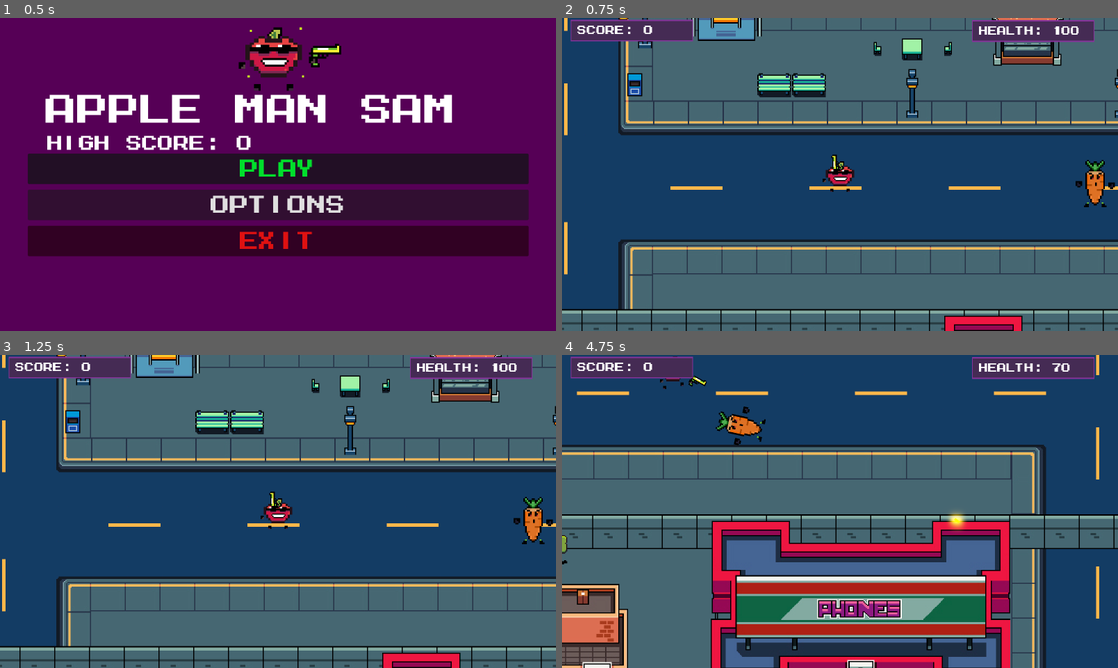
Above: before the commit, frames 1-4 (two rows, left to right).
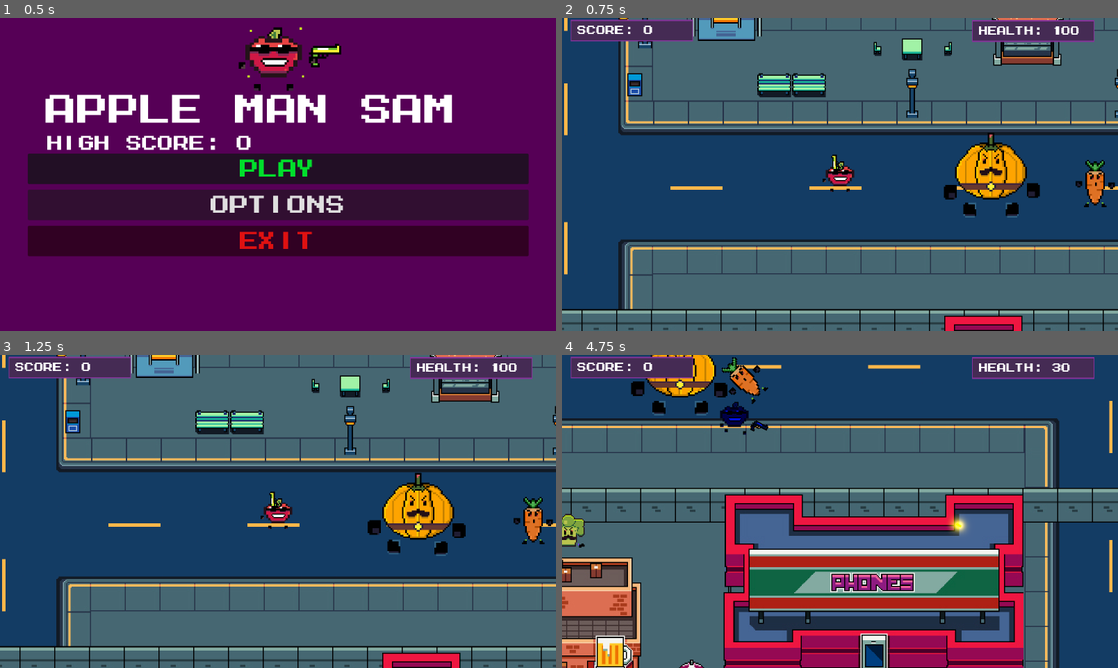
Above: after the commit, the same moments.

Repository: George-Nizor/Apple-Man-Sam
Game: Godot game, scene res://Scenes/Menus/main_menu.tscn
The game is run twice, just before and just after one commit, with the same random seed, the same clock (stepped at 60 frames per second) and the same inputs. Sound files missing from this copy of the repository are replaced by a short silence.
Inputs (mouse positions are in pixels of both pictures, inside the frame that each line leads up to):
- Up to frame 1 (0.5 s): no input
- Up to frame 2 (0.75 s): click "Play" at 0.5 s
- Up to frame 3 (1.25 s): no input
- Up to frame 4 (4.75 s): move the mouse to (962, 495) at 1.27 s; hold D (right) 1.28-2.03 s; click (962, 495) at 1.35 s; move the mouse to (728, 527) at 2.02 s; hold S (down) 2.03-2.78 s; click (728, 527) at 2.1 s; move the mouse to (895, 442) at 2.77 s; hold D (right) 2.78-3.53 s; click (895, 442) at 2.85 s; move the mouse to (812, 574) at 3.52 s; hold W (up) 3.53-4.28 s; click (812, 574) at 3.6 s; move the mouse to (1006, 558) at 4.27 s; hold A (left) from 4.28 s (still down); click (1006, 558) at 4.35 s

Frame 1 is identical in both runs. In frame 2, 2.3% of the frame differs, in the area x 68-86%, y 36-64%; in frame 3, 2.3%; in frame 4, 55%, in the area x 0-100%, y 0-100%.

Commit message:
Final enemy - pumpkin man Ken. Mimics base enemy functionality with more health and slower movement - todo aoe attack on area entered

Diff:
--- a/top-down-v2/Scenes/Components/health_component.gd
+++ b/top-down-v2/Scenes/Components/health_component.gd
@@ -26,12 +26,10 @@
 		# Instantiate the particle effect
 		var hit_effect_instance = hit_effect.instantiate()
 		get_parent().get_parent().add_child(hit_effect_instance)
-		hit_effect_instance.global_position = get_parent().global_position  # Set its position
-		# Add the particle effect to the scene tree
-		print(get_parent().global_position,hit_effect_instance.global_position)
+		hit_effect_instance.global_position = get_parent().global_position
 		get_parent().queue_free()
 	elif health <= 0 and get_parent().has_method('Player'):
-		kill_player.emit(3) # in case of emergency
+		kill_player.emit(3)
 
 
 func increase(amount):
--- a/top-down-v2/Scenes/Entities/enemies/enemy.gd
+++ b/top-down-v2/Scenes/Entities/enemies/enemy.gd
@@ -10,9 +10,6 @@
 @onready var making_path = true
 @onready var path_timer: Timer = $Path_Timer
 
-func handle_rotation():
-	var mouse = get_global_mouse_position()
-	$PlayerSprite.flip_h = mouse.x < position.x
 
 func _physics_process(delta: float) -> void:
 	makepath()
@@ -20,6 +17,10 @@
 	movement.move_object(direction)
 	if !velocity.is_zero_approx():
 		animated_sprite.play("run")
+	if player.global_position.x < global_position.x:
+		animated_sprite.flip_h = true  # Flip sprite horizontally
+	else:
+		animated_sprite.flip_h = false  # Flip sprite horizontally
 	#handle_rotation()
 	#handle_animations()
 
--- a/top-down-v2/Scenes/Entities/enemies/enemy.tscn
+++ b/top-down-v2/Scenes/Entities/enemies/enemy.tscn
@@ -86,7 +86,7 @@
 animation = &"run"
 autoplay = "idle"
 frame = 3
-frame_progress = 0.663996
+frame_progress = 0.650075
 
 [node name="enemy_health" type="Node2D" parent="."]
 script = ExtResource("2_7gp3u")
--- /dev/null
+++ b/top-down-v2/Scenes/Entities/enemies/enemy_3.tscn
@@ -0,0 +1,156 @@
+[gd_scene load_steps=20 format=3 uid="uid://b3ucg3y474mgd"]
+
+[ext_resource type="Script" path="res://Scenes/Entities/enemies/enemy.gd" id="1_s3fk8"]
+[ext_resource type="Texture2D" uid="uid://cruma07eto1ht" path="res://Assets/Sprites/PUMPKIN MAN KENT - ATTACK-Sheet.png" id="2_tjdx1"]
+[ext_resource type="Texture2D" uid="uid://cpkw7qr3xa5bu" path="res://Assets/Sprites/PUMPKIN MAN KENT-Sheet.png" id="3_4fwm6"]
+[ext_resource type="Script" path="res://Scenes/Components/health_component.gd" id="3_i56g0"]
+[ext_resource type="Script" path="res://Scenes/Components/movement_component.gd" id="4_fqrj7"]
+[ext_resource type="Script" path="res://Scenes/Components/hitbox_component.gd" id="5_giliq"]
+
+[sub_resource type="AtlasTexture" id="AtlasTexture_u4tj3"]
+atlas = ExtResource("2_tjdx1")
+region = Rect2(0, 0, 64, 64)
+
+[sub_resource type="AtlasTexture" id="AtlasTexture_yy56w"]
+atlas = ExtResource("2_tjdx1")
+region = Rect2(64, 0, 64, 64)
+
+[sub_resource type="AtlasTexture" id="AtlasTexture_yic66"]
+atlas = ExtResource("2_tjdx1")
+region = Rect2(128, 0, 64, 64)
+
+[sub_resource type="AtlasTexture" id="AtlasTexture_by3l8"]
+atlas = ExtResource("2_tjdx1")
+region = Rect2(192, 0, 64, 64)
+
+[sub_resource type="AtlasTexture" id="AtlasTexture_y2sqm"]
+atlas = ExtResource("2_tjdx1")
+region = Rect2(256, 0, 64, 64)
+
+[sub_resource type="AtlasTexture" id="AtlasTexture_oq8fb"]
+atlas = ExtResource("3_4fwm6")
+region = Rect2(0, 0, 64, 64)
+
+[sub_resource type="AtlasTexture" id="AtlasTexture_ijf0b"]
+atlas = ExtResource("3_4fwm6")
+region = Rect2(64, 0, 64, 64)
+
+[sub_resource type="AtlasTexture" id="AtlasTexture_lqyyd"]
+atlas = ExtResource("3_4fwm6")
+region = Rect2(128, 0, 64, 64)
+
+[sub_resource type="AtlasTexture" id="AtlasTexture_drros"]
+atlas = ExtResource("3_4fwm6")
+region = Rect2(192, 0, 64, 64)
+
+[sub_resource type="SpriteFrames" id="SpriteFrames_3cbh1"]
+animations = [{
+"frames": [{
+"duration": 1.0,
+"texture": SubResource("AtlasTexture_u4tj3")
+}, {
+"duration": 1.0,
+"texture": SubResource("AtlasTexture_yy56w")
+}, {
+"duration": 1.0,
+"texture": SubResource("AtlasTexture_yic66")
+}, {
+"duration": 1.0,
+"texture": SubResource("AtlasTexture_by3l8")
+}, {
+"duration": 1.0,
+"texture": SubResource("AtlasTexture_y2sqm")
+}],
+"loop": true,
+"name": &"attack",
+"speed": 5.0
+}, {
+"frames": [{
+"duration": 1.0,
+"texture": SubResource("AtlasTexture_oq8fb")
+}, {
+"duration": 1.0,
+"texture": SubResource("AtlasTexture_ijf0b")
+}, {
+"duration": 1.0,
+"texture": SubResource("AtlasTexture_lqyyd")
+}, {
+"duration": 1.0,
+"texture": SubResource("AtlasTexture_drros")
+}],
+"loop": true,
+"name": &"run",
+"speed": 3.0
+}]
+
+[sub_resource type="CapsuleShape2D" id="CapsuleShape2D_adpqs"]
+radius = 34.0
+height = 68.0
+
+[sub_resource type="RectangleShape2D" id="RectangleShape2D_1ra7l"]
+size = Vector2(49, 52.5)
+
+[sub_resource type="CircleShape2D" id="CircleShape2D_0himi"]
+radius = 37.0
+
+[node name="Enemy" type="CharacterBody2D"]
+y_sort_enabled = true
+position = Vector2(2, -16)
+collision_layer = 2
+collision_mask = 7
+motion_mode = 1
+wall_min_slide_angle = 0.0
+script = ExtResource("1_s3fk8")
+attack_damage = 20
+
+[node name="AnimatedSprite2D" type="AnimatedSprite2D" parent="."]
+position = Vector2(0, -13)
+sprite_frames = SubResource("SpriteFrames_3cbh1")
+animation = &"run"
+
+[node name="enemy_health" type="Node2D" parent="."]
+script = ExtResource("3_i56g0")
+max_health = 500
+
+[node name="enemy_movement" type="Node" parent="." node_paths=PackedStringArray("body")]
+script = ExtResource("4_fqrj7")
+body = NodePath("..")
+moveSpeed = 20.0
+
+[node name="Hitboxcomponent" type="Area2D" parent="." node_paths=PackedStringArray("health_component")]
+collision_layer = 2
+script = ExtResource("5_giliq")
+health_component = NodePath("../enemy_health")
+
+[node name="CollisionShape2D" type="CollisionShape2D" parent="Hitboxcomponent"]
+position = Vector2(0, -9)
+shape = SubResource("CapsuleShape2D_adpqs")
+
+[node name="Body_Collision" type="CollisionShape2D" parent="."]
+visible = false
+position = Vector2(-1, -11)
+shape = SubResource("RectangleShape2D_1ra7l")
+
+[node name="damage_modulate" type="CanvasModulate" parent="."]
+
+[node name="attack_cd" type="Timer" parent="."]
+
+[node name="attack_box" type="Area2D" parent="."]
+visible = false
+collision_layer = 2
+
+[node name="CollisionShape2D" type="CollisionShape2D" parent="attack_box"]
+position = Vector2(0, -6)
+shape = SubResource("CircleShape2D_0himi")
+
+[node name="NavigationAgent2D" type="NavigationAgent2D" parent="."]
+path_postprocessing = 1
+avoidance_enabled = true
+radius = 25.0
+
+[node name="Path_Timer" type="Timer" parent="."]
+wait_time = 0.1
+
+[connection signal="timeout" from="attack_cd" to="." method="_on_attack_cd_timeout"]
+[connection signal="area_entered" from="attack_box" to="." method="_on_attack_box_area_entered"]
+[connection signal="timeout" from="Path_Timer" to="." method="_on_path_timer_timeout"]
--- a/top-down-v2/Scenes/Levels/Main_Level.tscn
+++ b/top-down-v2/Scenes/Levels/Main_Level.tscn
@@ -7,6 +7,7 @@
 [ext_resource type="PackedScene" uid="uid://c2glth78667qi" path="res://Scenes/Menus/pause_menu.tscn" id="4_atk2i"]
 [ext_resource type="FontFile" uid="uid://bo05ovc6ssadm" path="res://Assets/MegamaxJonathanToo-YqOq2.ttf" id="5_31i4j"]
 [ext_resource type="Texture2D" uid="uid://b2sqrgnab4yt0" path="res://Assets/Tile_Files/tile_set.png" id="5_cvyco"]
+[ext_resource type="PackedScene" uid="uid://b3ucg3y474mgd" path="res://Scenes/Entities/enemies/enemy_3.tscn" id="6_6lwrx"]
 [ext_resource type="PackedScene" uid="uid://suv7ientnyjb" path="res://Scenes/Entities/enemy_2.tscn" id="6_7v6ae"]
 [ext_resource type="TileSet" uid="uid://dlhws7gyhdx5j" path="res://Assets/Tilesets/main_tileset.tres" id="6_tlhqx"]
 [ext_resource type="Script" path="res://Scenes/Levels/ground.gd" id="7_h6gmj"]
@@ -72,6 +73,10 @@
 theme_override_font_sizes/normal_font_size = 100
 text = "GAME OVER
    CUNT"
+
+[node name="Enemy" parent="." instance=ExtResource("6_6lwrx")]
+position = Vector2(635, 371)
+scale = Vector2(1.5, 1.5)
 
 [node name="Enemy_2" parent="." instance=ExtResource("6_7v6ae")]
 position = Vector2(728, 362)
Binary file added: top-down-v2/Assets/Sprites/PUMPKIN MAN KENT - ATTACK-Sheet.png
Not shown, added: top-down-v2/Assets/Sprites/PUMPKIN MAN KENT - ATTACK-Sheet.png.import
Binary file added: top-down-v2/Assets/Sprites/PUMPKIN MAN KENT-Sheet.png
Not shown, added: top-down-v2/Assets/Sprites/PUMPKIN MAN KENT-Sheet.png.import
Not shown: 1 places in top-down-v2/Scenes/Levels/Main_Level.tscn that only renumber resources
